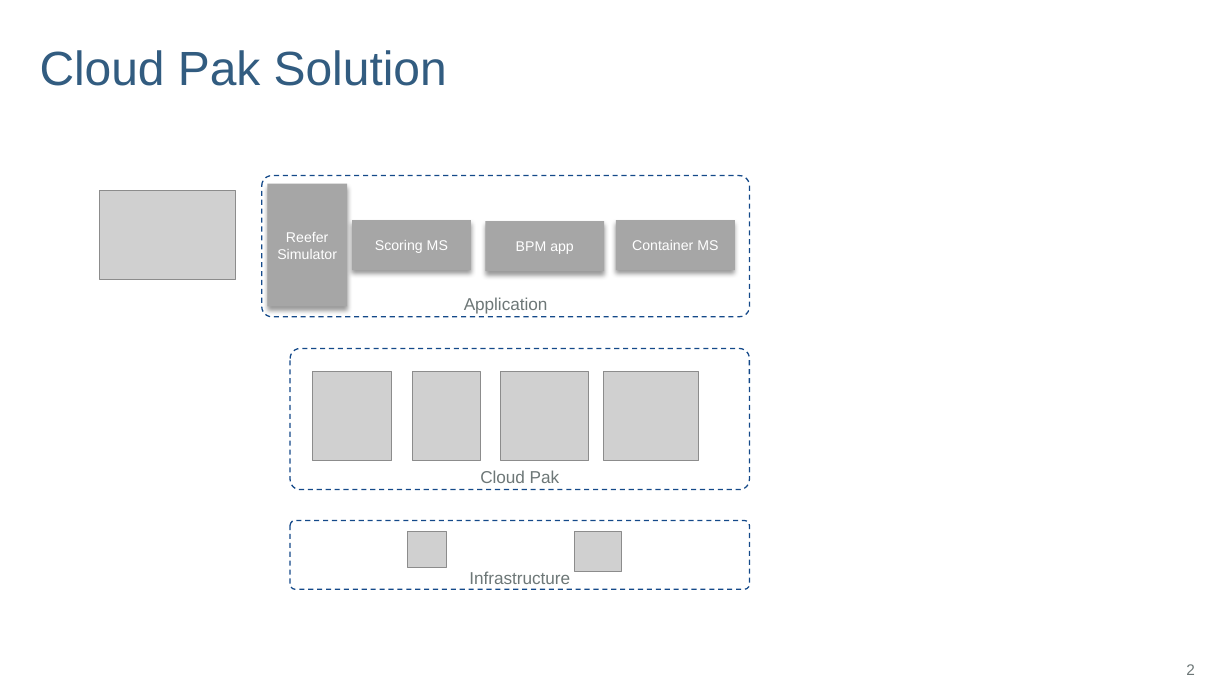
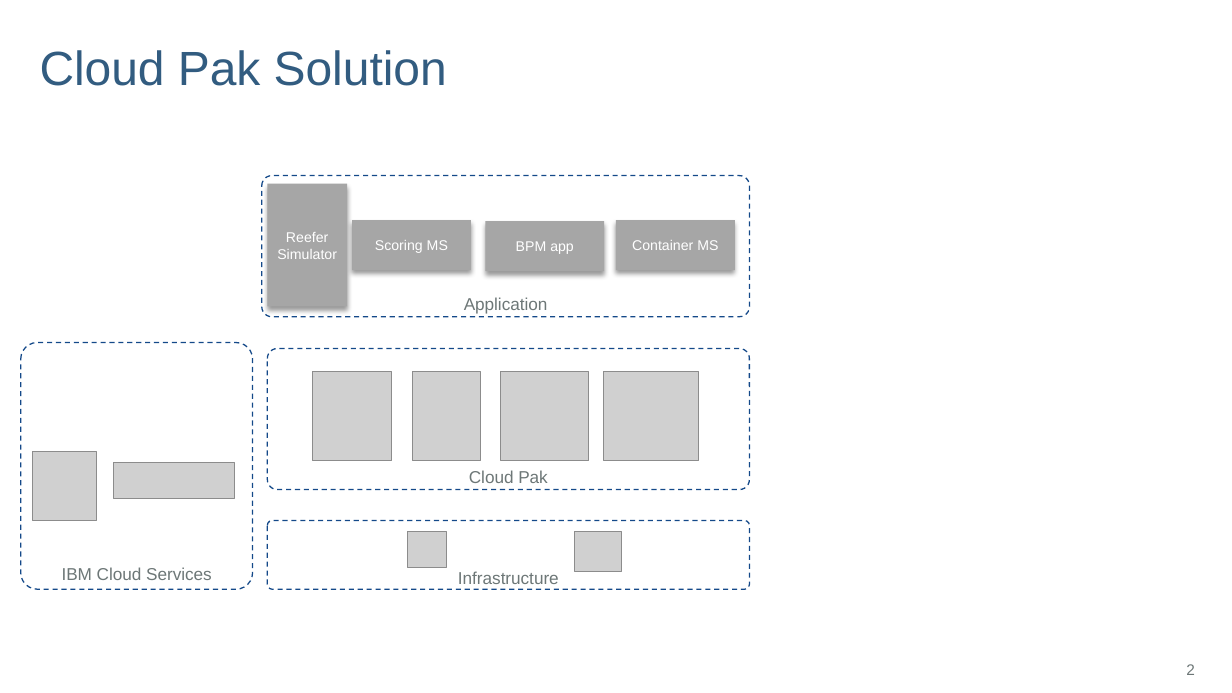
Before and after one commit to jbcodeforce/refarch-reefer-ml, a slide deck: slide 2 of diagrams.pptx. Drawn at 1232x693 pixels with LibreOffice and Linux fonts; fonts in the diff are those of the drawing; grey boxes stand for pictures; background and template pictures are left out. Boxes give left, top, right and bottom in pixels: in the first picture for what was removed or moved away, otherwise in the second. Text is boxed around its words. In the diff, an @@ line names an element or a change of style, - is before the commit and + after.

```diff
--- a/diagrams.pptx
+++ b/diagrams.pptx
@@ picture removed at (100, 190, 236, 279) @@
@@ rounded rectangle added at (20, 343, 252, 590), outline #144989 1 pt dashed, 13.3 pt, text #6D7777 @@
+IBM Cloud Services
@@ rounded rectangle "Cloud Pak": place and size @@
-rounded rectangle "Cloud Pak" at (290, 348, 750, 490)
+rounded rectangle "Cloud Pak" at (267, 348, 750, 490)
@@ picture added at (32, 452, 97, 520) @@
@@ picture added at (114, 462, 235, 499) @@
@@ rounded rectangle "Infrastructure": place and size @@
-rounded rectangle "Infrastructure" at (290, 520, 750, 589)
+rounded rectangle "Infrastructure" at (267, 520, 750, 589)
```
Also in this commit, not shown: 3 slides added, 27 other files.
